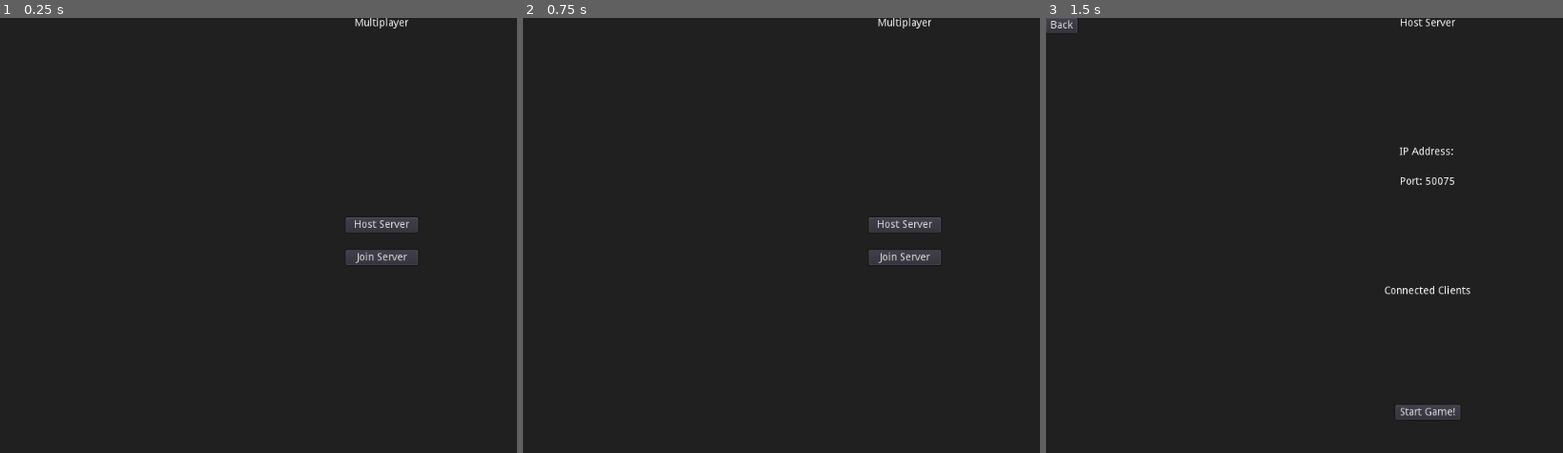
Above: before the commit, frames 1-3 (left to right).
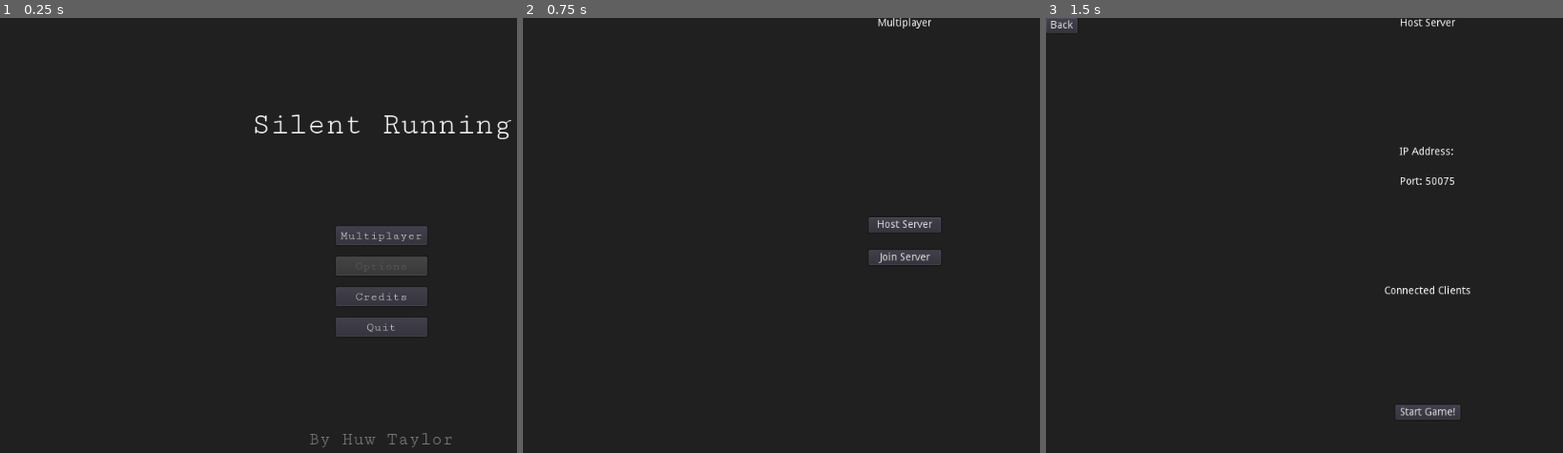
Above: after the commit, the same moments.

Repository: IMP1/silent-running-godot
Game: Godot game, scene res://scenes/Main.tscn
Two runs of this game, one before a commit and one after it. Both use one fixed random seed, a clock stepped at 60 frames per second and the inputs below.
Inputs (mouse positions are in pixels of both pictures, inside the frame that each line leads up to):
- Up to frame 1 (0.25 s): no input
- Up to frame 2 (0.75 s): click (905, 235) at 0.5 s, where only the run after the commit has a clickable "Multiplayer"
- Up to frame 3 (1.5 s): click "Host Server" at 1.25 s

The runs differ from the first frame. In frame 1, 4.0% of the frame differs, in the area x 49-99%, y 0-99%; in frame 2, nothing differs; in frame 3, nothing differs.
Error in both runs: Invalid get index '3' (on base: 'Array'). (res://Networking.gd:15)

Commit message:
Add title screen and credits

Diff:
--- a/project/project.godot
+++ b/project/project.godot
@@ -70,6 +70,11 @@
 "events": [ Object(InputEventKey,"resource_local_to_scene":false,"resource_name":"","device":0,"alt":false,"shift":false,"control":false,"meta":false,"command":false,"pressed":false,"scancode":16777217,"physical_scancode":0,"unicode":0,"echo":false,"script":null)
  ]
 }
+cheat={
+"deadzone": 0.5,
+"events": [ Object(InputEventKey,"resource_local_to_scene":false,"resource_name":"","device":0,"alt":false,"shift":false,"control":false,"meta":false,"command":false,"pressed":false,"scancode":33554431,"physical_scancode":0,"unicode":0,"echo":false,"script":null)
+ ]
+}
 
 [layer_names]
 
--- /dev/null
+++ b/project/scenes/Credits.gd
@@ -0,0 +1,24 @@
+extends Control
+
+onready var main = $"/root/Main"
+var paused
+
+func _ready():
+	paused = false
+
+func _input(event):
+	if event.is_action_pressed("ui_select"):
+		paused = not paused
+
+func _process(delta):
+	if not paused:
+		$ScrollContainer.scroll_vertical += 1
+
+func _on_Back():
+	main.transition_scene("res://scenes/Title.tscn")
+
+func _on_scroll_started():
+	paused = true
+
+func _on_scroll_ended():
+	paused = false
--- /dev/null
+++ b/project/scenes/Credits.tscn
@@ -0,0 +1,276 @@
+[gd_scene load_steps=8 format=2]
+
+[ext_resource path="res://fonts/CutiveMono-Regular.ttf" type="DynamicFontData" id=1]
+[ext_resource path="res://sprites/sub.png" type="Texture" id=2]
+[ext_resource path="res://scenes/Credits.gd" type="Script" id=3]
+
+[sub_resource type="DynamicFont" id=1]
+size = 48
+font_data = ExtResource( 1 )
+
+[sub_resource type="DynamicFont" id=2]
+size = 32
+font_data = ExtResource( 1 )
+
+[sub_resource type="DynamicFont" id=3]
+size = 24
+font_data = ExtResource( 1 )
+
+[sub_resource type="DynamicFont" id=4]
+size = 32
+font_data = ExtResource( 1 )
+
+[node name="Credits" type="Control"]
+anchor_right = 1.0
+anchor_bottom = 1.0
+script = ExtResource( 3 )
+__meta__ = {
+"_edit_use_anchors_": false
+}
+
+[node name="ScrollContainer" type="ScrollContainer" parent="."]
+anchor_right = 1.0
+anchor_bottom = 1.0
+grow_horizontal = 2
+scroll_horizontal_enabled = false
+__meta__ = {
+"_edit_use_anchors_": false
+}
+
+[node name="ScrollContents" type="Control" parent="ScrollContainer"]
+margin_right = 1024.0
+margin_bottom = 1960.0
+grow_horizontal = 2
+grow_vertical = 2
+rect_min_size = Vector2( 1024, 1960 )
+
+[node name="TitleStart" type="Label" parent="ScrollContainer/ScrollContents"]
+anchor_left = 0.5
+anchor_right = 0.5
+margin_left = -70.0
+margin_top = 240.0
+margin_right = 70.0
+margin_bottom = 19.0
+grow_horizontal = 2
+custom_fonts/font = SubResource( 1 )
+text = "Silent Running"
+align = 1
+__meta__ = {
+"_edit_use_anchors_": false
+}
+
+[node name="Logo" type="TextureRect" parent="ScrollContainer/ScrollContents"]
+anchor_left = 0.5
+anchor_right = 0.5
+margin_left = -150.0
+margin_top = 280.0
+margin_right = 150.0
+margin_bottom = 212.0
+texture = ExtResource( 2 )
+__meta__ = {
+"_edit_use_anchors_": false
+}
+
+[node name="Credits" type="VBoxContainer" parent="ScrollContainer/ScrollContents"]
+anchor_left = 0.5
+anchor_right = 0.5
+margin_left = -20.0
+margin_top = 640.0
+margin_right = 20.0
+margin_bottom = 40.0
+grow_horizontal = 2
+custom_constants/separation = 96
+__meta__ = {
+"_edit_use_anchors_": false
+}
+
+[node name="Graphics" type="Label" parent="ScrollContainer/ScrollContents/Credits"]
+margin_right = 585.0
+margin_bottom = 36.0
+grow_horizontal = 2
+custom_fonts/font = SubResource( 2 )
+text = "Graphics"
+align = 1
+
+[node name="HBoxContainer" type="HBoxContainer" parent="ScrollContainer/ScrollContents/Credits"]
+margin_top = 132.0
+margin_right = 585.0
+margin_bottom = 190.0
+custom_constants/separation = 240
+
+[node name="Submarine" type="VBoxContainer" parent="ScrollContainer/ScrollContents/Credits/HBoxContainer"]
+margin_right = 135.0
+margin_bottom = 58.0
+grow_horizontal = 2
+alignment = 1
+
+[node name="Asset" type="Label" parent="ScrollContainer/ScrollContents/Credits/HBoxContainer/Submarine"]
+margin_right = 135.0
+margin_bottom = 27.0
+grow_horizontal = 2
+custom_fonts/font = SubResource( 3 )
+text = "Submarine"
+align = 1
+
+[node name="Creator" type="Label" parent="ScrollContainer/ScrollContents/Credits/HBoxContainer/Submarine"]
+margin_top = 31.0
+margin_right = 135.0
+margin_bottom = 58.0
+custom_fonts/font = SubResource( 3 )
+text = "Guru Deep"
+
+[node name="Torpedo" type="VBoxContainer" parent="ScrollContainer/ScrollContents/Credits/HBoxContainer"]
+margin_left = 375.0
+margin_right = 495.0
+margin_bottom = 58.0
+alignment = 1
+
+[node name="Asset" type="Label" parent="ScrollContainer/ScrollContents/Credits/HBoxContainer/Torpedo"]
+margin_right = 120.0
+margin_bottom = 27.0
+grow_horizontal = 2
+custom_fonts/font = SubResource( 3 )
+text = "Torpedo"
+align = 1
+
+[node name="Creator" type="Label" parent="ScrollContainer/ScrollContents/Credits/HBoxContainer/Torpedo"]
+margin_top = 31.0
+margin_right = 120.0
+margin_bottom = 58.0
+grow_horizontal = 2
+custom_fonts/font = SubResource( 3 )
+text = "Barbulat"
+align = 1
+
+[node name="Audio" type="Label" parent="ScrollContainer/ScrollContents/Credits"]
+margin_top = 286.0
+margin_right = 585.0
+margin_bottom = 322.0
+grow_horizontal = 2
+custom_fonts/font = SubResource( 2 )
+text = "Audio"
+align = 1
+
+[node name="HBoxContainer2" type="HBoxContainer" parent="ScrollContainer/ScrollContents/Credits"]
+margin_top = 418.0
+margin_right = 585.0
+margin_bottom = 476.0
+custom_constants/separation = 240
+
+[node name="Ping" type="VBoxContainer" parent="ScrollContainer/ScrollContents/Credits/HBoxContainer2"]
+margin_right = 210.0
+margin_bottom = 58.0
+grow_horizontal = 2
+alignment = 1
+
+[node name="Asset" type="Label" parent="ScrollContainer/ScrollContents/Credits/HBoxContainer2/Ping"]
+margin_right = 210.0
+margin_bottom = 27.0
+grow_horizontal = 2
+custom_fonts/font = SubResource( 3 )
+text = "Ping"
+align = 1
+
+[node name="Creator" type="Label" parent="ScrollContainer/ScrollContents/Credits/HBoxContainer2/Ping"]
+margin_top = 31.0
+margin_right = 210.0
+margin_bottom = 58.0
+custom_fonts/font = SubResource( 3 )
+text = "NoiseCollector"
+
+[node name="Impact" type="VBoxContainer" parent="ScrollContainer/ScrollContents/Credits/HBoxContainer2"]
+margin_left = 450.0
+margin_right = 585.0
+margin_bottom = 58.0
+alignment = 1
+
+[node name="Asset" type="Label" parent="ScrollContainer/ScrollContents/Credits/HBoxContainer2/Impact"]
+margin_right = 135.0
+margin_bottom = 27.0
+grow_horizontal = 2
+custom_fonts/font = SubResource( 3 )
+text = "Impact"
+align = 1
+
+[node name="Creator" type="Label" parent="ScrollContainer/ScrollContents/Credits/HBoxContainer2/Impact"]
+margin_top = 31.0
+margin_right = 135.0
+margin_bottom = 58.0
+grow_horizontal = 2
+custom_fonts/font = SubResource( 3 )
+text = "Speedenza"
+align = 1
+
+[node name="HBoxContainer3" type="HBoxContainer" parent="ScrollContainer/ScrollContents/Credits"]
+margin_top = 572.0
+margin_right = 585.0
+margin_bottom = 630.0
+custom_constants/separation = 240
+alignment = 1
+
+[node name="Music" type="VBoxContainer" parent="ScrollContainer/ScrollContents/Credits/HBoxContainer3"]
+margin_left = 202.0
+margin_right = 382.0
+margin_bottom = 58.0
+grow_horizontal = 2
+alignment = 1
+
+[node name="Asset" type="Label" parent="ScrollContainer/ScrollContents/Credits/HBoxContainer3/Music"]
+margin_right = 180.0
+margin_bottom = 27.0
+grow_horizontal = 2
+custom_fonts/font = SubResource( 3 )
+text = "Music"
+align = 1
+
+[node name="Creator" type="Label" parent="ScrollContainer/ScrollContents/Credits/HBoxContainer3/Music"]
+margin_top = 31.0
+margin_right = 180.0
+margin_bottom = 58.0
+custom_fonts/font = SubResource( 3 )
+text = "ZakharValaha"
+
+[node name="TitleEnd" type="Label" parent="ScrollContainer/ScrollContents"]
+anchor_left = 0.5
+anchor_right = 0.5
+margin_left = -70.0
+margin_top = 1500.0
+margin_right = 70.0
+margin_bottom = 19.0
+grow_horizontal = 2
+custom_fonts/font = SubResource( 1 )
+text = "Silent Running"
+__meta__ = {
+"_edit_use_anchors_": false
+}
+
+[node name="Author" type="Label" parent="ScrollContainer/ScrollContents"]
+anchor_left = 0.5
+anchor_right = 0.5
+margin_left = -65.0
+margin_top = 1800.0
+margin_right = 65.0
+margin_bottom = 19.0
+grow_horizontal = 2
+custom_fonts/font = SubResource( 4 )
+text = "by Huw Taylor"
+__meta__ = {
+"_edit_use_anchors_": false
+}
+
+[node name="Back" type="Button" parent="."]
+anchor_top = 1.0
+anchor_bottom = 1.0
+margin_left = 24.0
+margin_top = -60.0
+margin_right = 42.0
+margin_bottom = -24.0
+custom_fonts/font = SubResource( 3 )
+text = "Back"
+__meta__ = {
+"_edit_use_anchors_": false
+}
+
+[connection signal="scroll_ended" from="ScrollContainer" to="." method="_on_scroll_ended"]
+[connection signal="scroll_started" from="ScrollContainer" to="." method="_on_scroll_started"]
+[connection signal="pressed" from="Back" to="." method="_on_Back"]
--- a/project/scenes/Game.gd
+++ b/project/scenes/Game.gd
@@ -1,6 +1,4 @@
 extends Node2D
-
-const player_script = preload("res://objects/Player.gd")
 
 var alive_players : int = 0
 var this_player_id : int = 0
@@ -8,11 +6,12 @@
 onready var gui = $CanvasLayer/GUI
 
 func setup(game_settings):
-	# TODO: Procedural Level Generation
+	# TODO: Choose random level from levels folder
 	var player_positions = []
-	player_positions.append(Vector2(400, 200))
-	player_positions.append(Vector2(1500, 1200))
-	# TODO: Randomise player positions
+	for position in $LevelContainer/Level/StartingPositions.get_children():
+		player_positions.append(position.position)
+	randomize()
+	player_positions.shuffle()
 
 	this_player_id = game_settings["player_id"]
 	var player_ids : Array = game_settings["player_ids"]
@@ -33,6 +32,7 @@
 			player_object.get_node("Sprite").modulate = player_object.remote_stealth
 		player_object.start()
 	alive_players = player_ids.size()
+	hide_map()
 
 func _ready():
 	get_tree().connect("server_disconnected", self, "_server_disconnected")
@@ -54,6 +54,8 @@
 func _input(event):
 	if event.is_action_pressed("open_menu"):
 		$CanvasLayer/Menu.visible = not $CanvasLayer/Menu.visible
+	if event.is_action_pressed("cheat"):
+		reveal_map()
 
 remotesync func add_torpedo(position, direction):
 	var torpedo = load("res://objects/Torpedo.tscn").instance()
@@ -93,8 +95,14 @@
 	elif get_player(this_player_id).health <= 0:
 		get_player(player_id).find_node("Sprite").modulate = Color.red
 
+func hide_map():
+	for body in $LevelContainer/Level/Rocks.get_children():
+		for polygon in body.get_children():
+			if polygon is Polygon2D:
+				polygon.color = Color("212121")
+
 func reveal_map():
-	for body in $LevelContainer/Level.get_children():
+	for body in $LevelContainer/Level/Rocks.get_children():
 		for polygon in body.get_children():
 			if polygon is Polygon2D:
 				polygon.color = Color.white
--- a/project/scenes/Game.tscn
+++ b/project/scenes/Game.tscn
@@ -1,9 +1,10 @@
-[gd_scene load_steps=6 format=2]
+[gd_scene load_steps=7 format=2]
 
 [ext_resource path="res://fonts/CutiveMono-Regular.ttf" type="DynamicFontData" id=1]
 [ext_resource path="res://scenes/Game.gd" type="Script" id=2]
 [ext_resource path="res://audio/cinematic-space-drone.ogg" type="AudioStream" id=3]
 [ext_resource path="res://scenes/GameMenu.gd" type="Script" id=4]
+[ext_resource path="res://levels/1.tscn" type="PackedScene" id=5]
 
 [sub_resource type="DynamicFont" id=1]
 size = 32
@@ -14,73 +15,7 @@
 
 [node name="LevelContainer" type="Node2D" parent="."]
 
-[node name="Level" type="Node2D" parent="LevelContainer"]
-
-[node name="Boundary" type="StaticBody2D" parent="LevelContainer/Level"]
-collision_mask = 31
-
-[node name="CollisionPolygon2D" type="CollisionPolygon2D" parent="LevelContainer/Level/Boundary"]
-polygon = PoolVector2Array( -88, -41, 436, -57, 1508, -39, 1556, -39, 1528, 91, 1418, 126, 1445, 35, 1356, 7, 1267, 29, 1255, 83, 1088, 118, 691, 7, 637, -22, 551, -25, 488, -16, 496, 50, 453, 89, 374, 51, 269, 57, 155, 100, 39, 169, -6, 316, -19, 513, 32, 770, 17, 799, -91, 760, -94, 72 )
-
-[node name="CollisionPolygon2D2" type="CollisionPolygon2D" parent="LevelContainer/Level/Boundary"]
-polygon = PoolVector2Array( 1418, 123, 1445, 35, 1510, -37, 2093, -54, 2136, 305, 2085, 969, 2085, 1683, 1811, 1836, 1615, 1726, 1877, 1664, 1919, 1418, 1894, 1190, 1737, 1113, 1715, 1065, 1871, 1054, 1837, 962, 1873, 850, 1800, 814, 1866, 709, 2064, 669, 2024, 503, 1947, 444, 2045, 348, 1994, 237, 2013, 105, 1926, 44, 1847, 18, 1758, 42, 1798, 129, 1847, 324, 1722, 201, 1652, 165, 1634, 137, 1526, 93 )
-
-[node name="CollisionPolygon2D3" type="CollisionPolygon2D" parent="LevelContainer/Level/Boundary"]
-polygon = PoolVector2Array( 1613, 1724, 1815, 1837, 126, 1828, -67, 1745, -141, 1109, -90, 759, 20, 801, 65, 843, 14, 1118, -1, 1269, 37, 1371, 141, 1450, 269, 1441, 254, 1586, 165, 1666, 307, 1737, 524, 1666, 849, 1726, 1304, 1684, 1394, 1583, 1413, 1286, 1434, 1250, 1539, 1245, 1607, 1350, 1590, 1396, 1511, 1432, 1460, 1552, 1494, 1677 )
-
-[node name="Polygon1" type="Polygon2D" parent="LevelContainer/Level/Boundary"]
-position = Vector2( 21, -40 )
-color = Color( 0.129412, 0.129412, 0.129412, 1 )
-polygon = PoolVector2Array( 306, -16, 743, -7, 1102, -5, 1534, 1, 1642, 58, 1636, 184, 1502, 133, 1399, 165, 1423, 75, 1334, 48, 1246, 71, 1236, 126, 1068, 158, 927, 122, 672, 50, 613, 18, 530, 14, 472, 26, 479, 90, 428, 128, 349, 92, 249, 97, 132, 143, 19, 209, -25, 356, -38, 550, -12, 681, 11, 807, -34, 900, -112, 868, -112, 588, -117, 322, -115, -1 )
-
-[node name="Polygon2" type="Polygon2D" parent="LevelContainer/Level/Boundary"]
-position = Vector2( 162, 927 )
-color = Color( 0.129412, 0.129412, 0.129412, 1 )
-polygon = PoolVector2Array( -97, -84, -121, 63, -148, 195, -160, 339, -127, 441, -19, 524, 107, 512, 92, 659, 2, 737, 143, 809, 362, 737, 688, 794, 1141, 755, 1228, 653, 1249, 358, 1270, 323, 1374, 313, 1446, 420, 1425, 468, 1345, 508, 1297, 625, 1330, 749, 1452, 800, 1719, 737, 1755, 495, 1731, 264, 1577, 182, 1556, 139, 1707, 129, 1677, 33, 1710, -75, 1638, -114, 1701, -219, 1929, -264, 1926, 6, 1929, 504, 1920, 758, 1650, 911, 955, 908, 371, 899, -34, 900, -229, 818, -301, 183, -250, -199, -172, -147 )
-
-[node name="Polygon3" type="Polygon2D" parent="LevelContainer/Level/Boundary"]
-position = Vector2( 741, 551 )
-color = Color( 0.129412, 0.129412, 0.129412, 1 )
-polygon = PoolVector2Array( 1333, 156, 1306, 66, 1282, -44, 1204, -107, 1303, -203, 1255, -317, 1270, -443, 1186, -506, 1105, -530, 1018, -509, 1057, -428, 1108, -227, 982, -350, 913, -386, 856, -494, 814, -599, 1216, -602, 1354, -605, 1396, -251, 1348, 422, 1252, 387, 1273, 219 )
-
-[node name="Rock1" type="StaticBody2D" parent="LevelContainer/Level"]
-
-[node name="CollisionPolygon2D" type="CollisionPolygon2D" parent="LevelContainer/Level/Rock1"]
-polygon = PoolVector2Array( 1055, 403, 1080, 422, 1043, 460, 1009, 539, 1033, 620, 1013, 696, 1082, 728, 1311, 705, 1350, 659, 1353, 557, 1320, 520, 1242, 522, 1215, 493, 1274, 465, 1336, 455, 1404, 549, 1423, 753, 1228, 782, 1022, 851, 877, 725, 931, 514, 962, 432 )
-
-[node name="Polygon2D2" type="Polygon2D" parent="LevelContainer/Level/Rock1"]
-position = Vector2( 1049, 426 )
-color = Color( 0.129412, 0.129412, 0.129412, 1 )
-polygon = PoolVector2Array( 7, -22, 30, -3, -6, 33, -38, 114, -17, 192, -35, 268, 31, 304, 263, 279, 299, 233, 303, 131, 272, 98, 195, 95, 167, 68, 226, 41, 285, 29, 353, 124, 375, 328, 182, 359, -28, 426, -172, 300, -120, 86, -89, 7 )
-
-[node name="StartingPositions" type="Node2D" parent="LevelContainer/Level"]
-
-[node name="1" type="Node2D" parent="LevelContainer/Level/StartingPositions"]
-position = Vector2( 400, 200 )
-
-[node name="2" type="Node2D" parent="LevelContainer/Level/StartingPositions"]
-position = Vector2( 1486, 1190 )
-
-[node name="3" type="Node2D" parent="LevelContainer/Level/StartingPositions"]
-position = Vector2( 433, 1592 )
-
-[node name="4" type="Node2D" parent="LevelContainer/Level/StartingPositions"]
-position = Vector2( 145, 1336 )
-
-[node name="5" type="Node2D" parent="LevelContainer/Level/StartingPositions"]
-position = Vector2( 1103, 607 )
-
-[node name="6" type="Node2D" parent="LevelContainer/Level/StartingPositions"]
-position = Vector2( 1794, 394 )
-
-[node name="7" type="Node2D" parent="LevelContainer/Level/StartingPositions"]
-position = Vector2( 1613, 1517 )
-
-[node name="8" type="Node2D" parent="LevelContainer/Level/StartingPositions"]
-position = Vector2( 1018, 872 )
-
-[node name="9" type="Node2D" parent="LevelContainer/Level/StartingPositions"]
-position = Vector2( 116, 779 )
+[node name="Level" parent="LevelContainer" instance=ExtResource( 5 )]
 
 [node name="Players" type="Node2D" parent="."]
 
--- /dev/null
+++ b/project/scenes/Main.gd
@@ -0,0 +1,6 @@
+extends Node
+
+func transition_scene(next_scene_path: String):
+	var next_scene = load(next_scene_path).instance()
+	$CurrentScene.get_child(0).queue_free()
+	$CurrentScene.add_child(next_scene)
--- a/project/scenes/Main.tscn
+++ b/project/scenes/Main.tscn
@@ -1,9 +1,11 @@
-[gd_scene load_steps=2 format=2]
+[gd_scene load_steps=3 format=2]
 
-[ext_resource path="res://scenes/Lobby.tscn" type="PackedScene" id=1]
+[ext_resource path="res://scenes/Main.gd" type="Script" id=1]
+[ext_resource path="res://scenes/Title.tscn" type="PackedScene" id=2]
 
 [node name="Main" type="Node"]
+script = ExtResource( 1 )
 
 [node name="CurrentScene" type="Node" parent="."]
 
-[node name="Lobby" parent="CurrentScene" instance=ExtResource( 1 )]
+[node name="Title" parent="CurrentScene" instance=ExtResource( 2 )]
--- /dev/null
+++ b/project/scenes/Title.gd
@@ -0,0 +1,15 @@
+extends Control
+
+onready var main = $"/root/Main"
+
+func _on_Mutiplayer():
+	main.transition_scene("res://scenes/Lobby.tscn")
+
+func _on_Options():
+	pass # Replace with function body.
+
+func _on_Credits():
+	main.transition_scene("res://scenes/Credits.tscn")
+
+func _on_Quit():
+	get_tree().quit(0)
--- /dev/null
+++ b/project/scenes/Title.tscn
@@ -0,0 +1,104 @@
+[gd_scene load_steps=6 format=2]
+
+[ext_resource path="res://fonts/CutiveMono-Regular.ttf" type="DynamicFontData" id=1]
+[ext_resource path="res://scenes/Title.gd" type="Script" id=2]
+
+[sub_resource type="DynamicFont" id=2]
+font_data = ExtResource( 1 )
+
+[sub_resource type="DynamicFont" id=1]
+size = 42
+font_data = ExtResource( 1 )
+
+[sub_resource type="DynamicFont" id=3]
+size = 24
+font_data = ExtResource( 1 )
+
+[node name="Title" type="Control"]
+anchor_right = 1.0
+anchor_bottom = 1.0
+script = ExtResource( 2 )
+__meta__ = {
+"_edit_use_anchors_": false
+}
+
+[node name="ColorRect" type="ColorRect" parent="."]
+anchor_right = 1.0
+anchor_bottom = 1.0
+color = Color( 0.12549, 0.12549, 0.12549, 1 )
+__meta__ = {
+"_edit_use_anchors_": false
+}
+
+[node name="Options" type="VBoxContainer" parent="."]
+anchor_left = 0.5
+anchor_top = 0.5
+anchor_right = 0.5
+anchor_bottom = 0.5
+margin_left = -20.0
+margin_top = -20.0
+margin_right = 20.0
+margin_bottom = 20.0
+grow_horizontal = 2
+custom_constants/separation = 16
+__meta__ = {
+"_edit_use_anchors_": false
+}
+
+[node name="Mutiplayer" type="Button" parent="Options"]
+margin_right = 122.0
+margin_bottom = 25.0
+custom_fonts/font = SubResource( 2 )
+text = "Multiplayer"
+
+[node name="Options" type="Button" parent="Options"]
+margin_top = 41.0
+margin_right = 122.0
+margin_bottom = 66.0
+custom_fonts/font = SubResource( 2 )
+disabled = true
+text = "Options"
+
+[node name="Credits" type="Button" parent="Options"]
+margin_top = 82.0
+margin_right = 122.0
+margin_bottom = 107.0
+custom_fonts/font = SubResource( 2 )
+text = "Credits"
+
+[node name="Quit" type="Button" parent="Options"]
+margin_top = 123.0
+margin_right = 122.0
+margin_bottom = 148.0
+custom_fonts/font = SubResource( 2 )
+text = "Quit"
+
+[node name="Title" type="Label" parent="."]
+anchor_right = 1.0
+margin_top = 120.0
+margin_bottom = 14.0
+custom_colors/font_color = Color( 1, 1, 1, 1 )
+custom_fonts/font = SubResource( 1 )
+text = "Silent Running"
+align = 1
+__meta__ = {
+"_edit_use_anchors_": false
+}
+
+[node name="Author" type="Label" parent="."]
+anchor_top = 1.0
+anchor_right = 1.0
+anchor_bottom = 1.0
+margin_top = -47.0
+custom_colors/font_color = Color( 0.501961, 0.501961, 0.501961, 1 )
+custom_fonts/font = SubResource( 3 )
+text = "By Huw Taylor"
+align = 1
+__meta__ = {
+"_edit_use_anchors_": false
+}
+
+[connection signal="pressed" from="Options/Mutiplayer" to="." method="_on_Mutiplayer"]
+[connection signal="pressed" from="Options/Options" to="." method="_on_Options"]
+[connection signal="pressed" from="Options/Credits" to="." method="_on_Credits"]
+[connection signal="pressed" from="Options/Quit" to="." method="_on_Quit"]
Not shown, changed: overview.note
